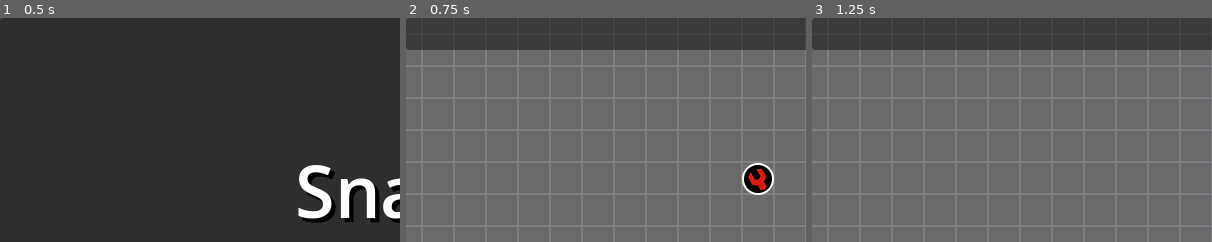
Above: before the commit, frames 1-3 (left to right).
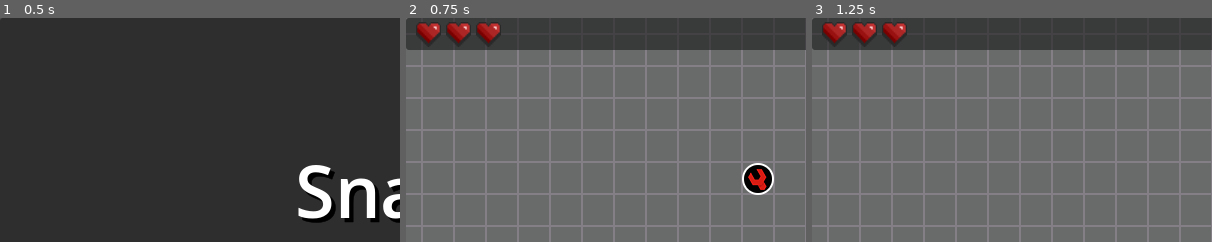
Above: after the commit, the same moments.

Repository: koisland/GodotSnake
Game: Godot game, scene res://menus/start_menu.tscn
Same seed, same stepped clock (60 frames per second), same inputs: the game is played once before the commit and once after it.
Inputs:
- Up to frame 1 (0.5 s): no input
- Up to frame 2 (0.75 s): click "Start" at 0.5 s
- Up to frame 3 (1.25 s): no input
The pictures show only the part of the screen within x 0-50%, y 0-50%; the shares and areas given below are measured in that part.

Frame 1 is identical in both runs. In frame 2, 1.2% of the frame differs, in the area x 2-24%, y 1-12%; in frame 3, 1.2%.

Commit message:
Add lives.

Diff:
--- a/gameplay/body.gd
+++ b/gameplay/body.gd
@@ -1,4 +1,5 @@
 class_name Body extends Node2D
+
 
 # Godot allows mixed types but lose auto-completion
 var snake_parts: Array[SnakePart] = []
--- a/gameplay/gameplay.gd
+++ b/gameplay/gameplay.gd
@@ -22,6 +22,12 @@
 	set(value):
 		score = value
 		hud.update_score(value)
+var lives: int = 3:
+	get:
+		return lives
+	set(value):
+		lives = max(value, 0)
+		hud.update_hearts(lives)
 var game_over_menu: GameOverMenu
 var pause_menu: PauseMenu
 
@@ -96,7 +102,8 @@
 	body.snake_parts.push_back(tail)
 
 func _on_tail_collided():
-	if not game_over_menu:
+	lives -= 1
+	if lives == 0 && not game_over_menu:
 		game_over_menu = game_over_scene.instantiate() as GameOverMenu
 		add_child(game_over_menu)
 		game_over_menu.set_score(score)
--- a/gameplay/head.gd
+++ b/gameplay/head.gd
@@ -5,7 +5,6 @@
 
 func _on_area_entered(area: Area2D) -> void:
 	if area.is_in_group("Food"):
-		print("collided with ", area.name)
 		# When collide, free physics object
 		# Better to defer until after physics frame complete and before next one starts.
 		food_eaten.emit()
--- a/menus/hud.gd
+++ b/menus/hud.gd
@@ -3,9 +3,24 @@
 @onready var score: Label = %Score
 @onready var high_score: Label = %HighScore
 
+# TODO: Try to dynamically add animated sprites. Use new hearts.tscn.
+@onready var hearts: Array[AnimatedSprite2D] = [%H1, %H2, %H3]
+
+var current_heart_idx: int
+
 # Called when the node enters the scene tree for the first time.
 func _ready() -> void:
 	high_score.text = "High Score: " + str(Global.save_data.high_score)
+	current_heart_idx = len(hearts)
 
 func update_score(n: int) -> void:
 	score.text = "Score: " + str(n)
+
+func update_hearts(lives: int) -> void:
+	var adj_lives = lives - 1
+	for i in range(hearts.size() - 1, -1, -1):
+		if i == adj_lives:
+			break
+		var heart = hearts[i]
+		# Set to empty heart frame.
+		heart.set_frame_and_progress(1, heart.frame_progress)
--- a/menus/hud.tscn
+++ b/menus/hud.tscn
@@ -1,6 +1,29 @@
-[gd_scene load_steps=2 format=3 uid="uid://cpm4nddkgc7qi"]
+[gd_scene load_steps=6 format=3 uid="uid://cpm4nddkgc7qi"]
 
 [ext_resource type="Script" uid="uid://337sn467ksmf" path="res://menus/hud.gd" id="1_633jc"]
+[ext_resource type="Texture2D" uid="uid://yx3nyvc18m7s" path="res://gameplay/sprites/heart_animated_1.png" id="2_rglhv"]
+
+[sub_resource type="AtlasTexture" id="AtlasTexture_jew8s"]
+atlas = ExtResource("2_rglhv")
+region = Rect2(0, 0, 17, 17)
+
+[sub_resource type="AtlasTexture" id="AtlasTexture_pua1y"]
+atlas = ExtResource("2_rglhv")
+region = Rect2(68, 0, 17, 17)
+
+[sub_resource type="SpriteFrames" id="SpriteFrames_d51vb"]
+animations = [{
+"frames": [{
+"duration": 1.0,
+"texture": SubResource("AtlasTexture_jew8s")
+}, {
+"duration": 1.0,
+"texture": SubResource("AtlasTexture_pua1y")
+}],
+"loop": true,
+"name": &"default",
+"speed": 5.0
+}]
 
 [node name="HUD" type="CanvasLayer"]
 script = ExtResource("1_633jc")
@@ -17,6 +40,30 @@
 anchor_right = 1.0
 grow_horizontal = 2
 alignment = 2
+
+[node name="Hearts" type="GridContainer" parent="Panel/HBoxContainer"]
+layout_mode = 2
+size_flags_horizontal = 2
+size_flags_vertical = 4
+columns = 3
+
+[node name="H1" type="AnimatedSprite2D" parent="Panel/HBoxContainer/Hearts"]
+unique_name_in_owner = true
+scale = Vector2(1.5, 1.5)
+sprite_frames = SubResource("SpriteFrames_d51vb")
+offset = Vector2(15, 2.5)
+
+[node name="H2" type="AnimatedSprite2D" parent="Panel/HBoxContainer/Hearts"]
+unique_name_in_owner = true
+scale = Vector2(1.5, 1.5)
+sprite_frames = SubResource("SpriteFrames_d51vb")
+offset = Vector2(35, 2.5)
+
+[node name="H3" type="AnimatedSprite2D" parent="Panel/HBoxContainer/Hearts"]
+unique_name_in_owner = true
+scale = Vector2(1.5, 1.5)
+sprite_frames = SubResource("SpriteFrames_d51vb")
+offset = Vector2(55, 2.5)
 
 [node name="MarginContainer" type="MarginContainer" parent="Panel/HBoxContainer"]
 layout_mode = 2
Binary file added: gameplay/sprites/heart_animated_1.png
Not shown, added: gameplay/sprites/heart_animated_1.png.import
Not shown, changed: README.md
